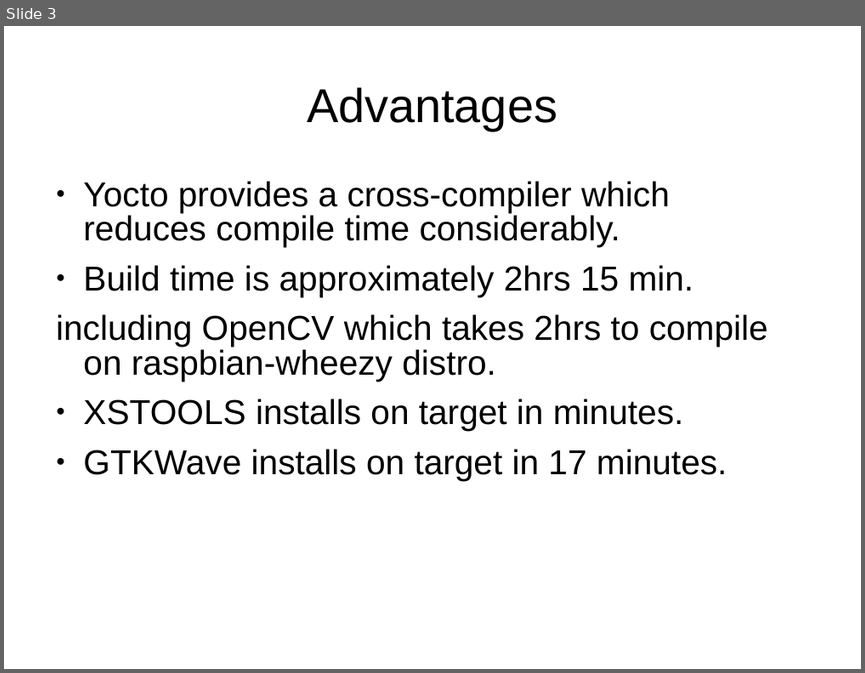
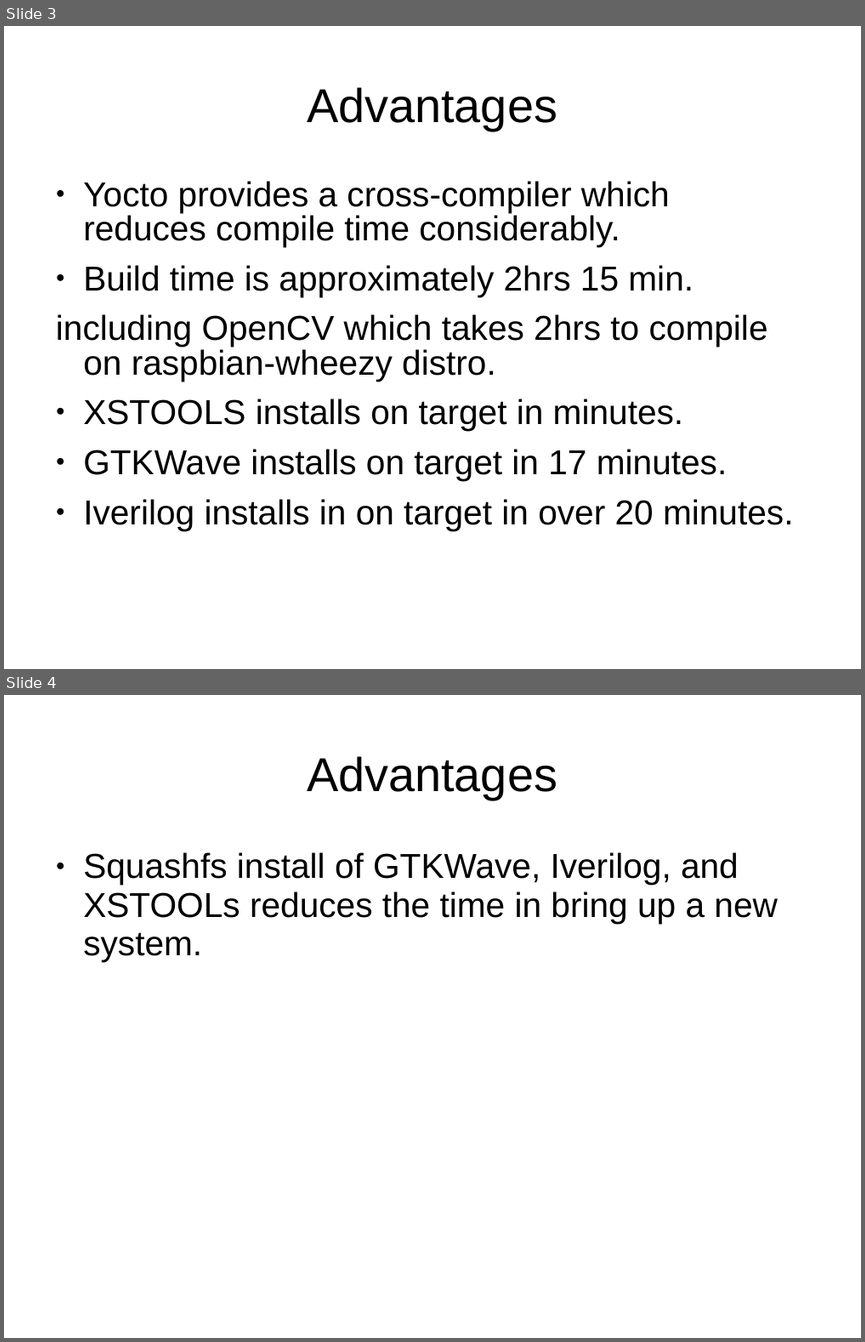
Before and after one commit to develone/raspberrypi2_yocto, a slide deck: doc/yocto_raspbain.ppt. Shown one above the other, each under a label of ours: slide 3 before the commit, slides 3 and 4 after it. The pictures are 865x673 and 865x1342 pixels, drawn with LibreOffice and Linux fonts; fonts in the diff are those of the drawing. Boxes give left, top, right and bottom in pixels: in the first picture for what was removed or moved away, otherwise in the second. Text is boxed around its words. In the diff, an @@ line names an element or a change of style, - is before the commit and + after.

```diff
--- a/doc/yocto_raspbain.ppt
+++ b/doc/yocto_raspbain.ppt
@@ slide 4 added at box(4, 695, 861, 1338), background #FFFFFF @@
@@ title added at box(307, 756, 557, 800), 44 pt, text #000000 @@
+Advantages
@@ text added at box(83, 852, 778, 962), 32 pt, text #000000 @@
+● Squashfs install of GTKWave, Iverilog, and XSTOOLs reduces the time in bring up a new system.
@@ slide 3 changed as well @@
@@ text at box(83, 499, 794, 530): paragraph added @@
+● Iverilog installs in on target in over 20 minutes.
```
Also in this commit, not shown: 3 other slides changed.
